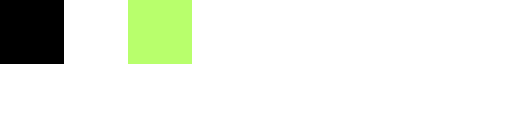
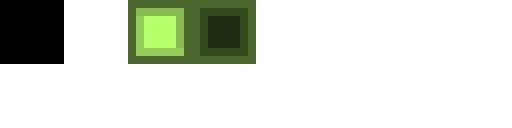
Before/after of a 512x128 layered artwork. What changed in the layer stack:
painted on "Background" over [128, 0, 256, 64]
